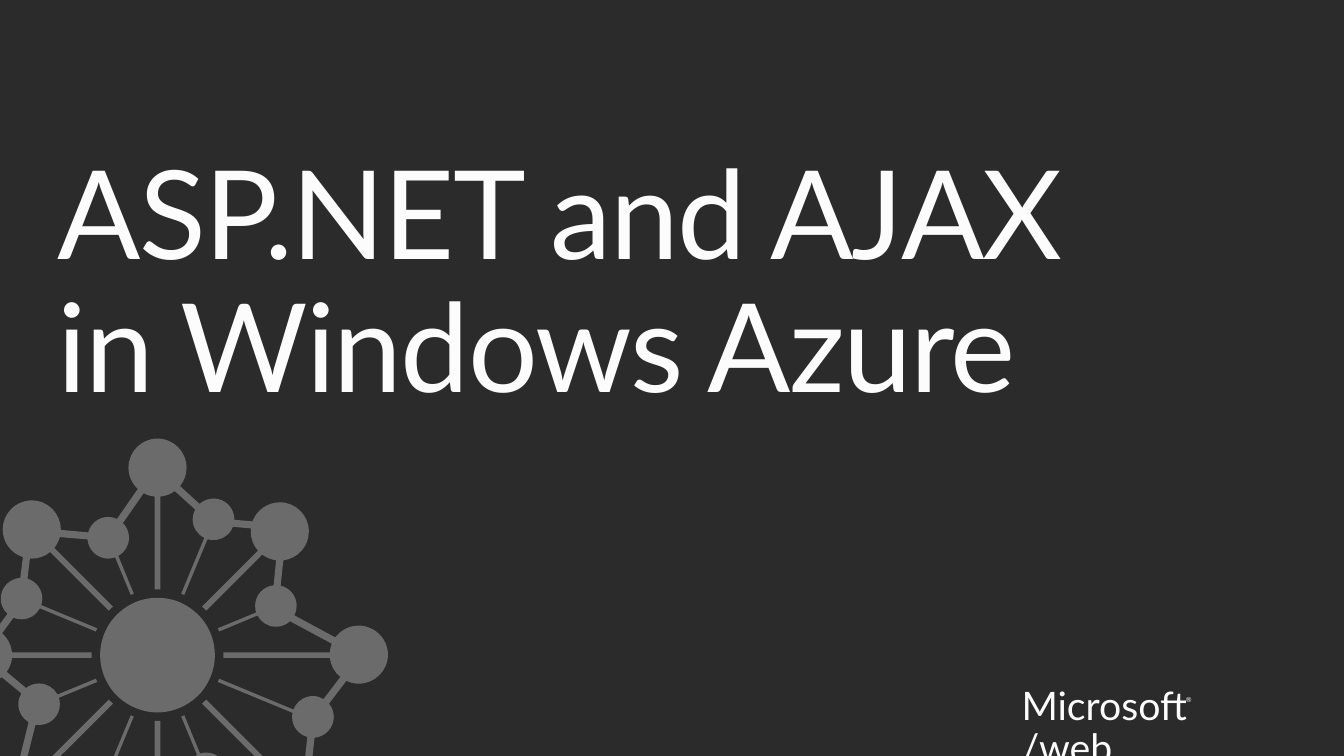
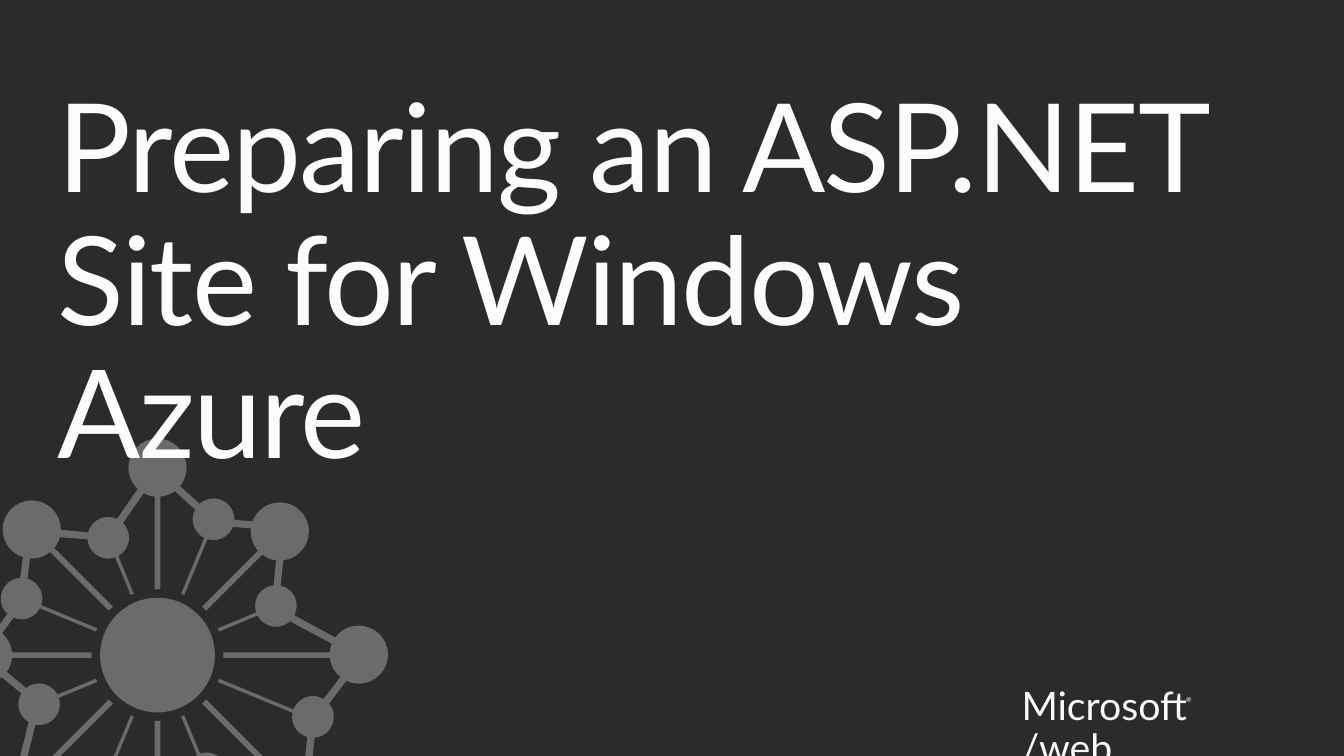
Before and after one commit to Microsoft-Web/WebTK-Presentations, a slide deck: slide 4 of DeployWebAppsToCloud/DeployWebAppsToCloud.pptx. Drawn at 1344x756 pixels with LibreOffice and Linux fonts; fonts in the diff are those of the drawing; background and template pictures are left out; a plain dark background stands for a picture behind light text. Boxes give left, top, right and bottom in pixels: in the first picture for what was removed or moved away, otherwise in the second. Text is boxed around its words. In the diff, an @@ line names an element or a change of style, - is before the commit and + after.

Commit message:
added more content to the azure deck

```diff
--- a/DeployWebAppsToCloud/DeployWebAppsToCloud.pptx
+++ b/DeployWebAppsToCloud/DeployWebAppsToCloud.pptx
@@ text at bbox=[57, 102, 1211, 481]: text changed @@
-ASP.NET and AJAX
-in Windows Azure
+Preparing an ASP.NET Site for Windows Azure
```
Also in this commit, not shown: 3 other slides changed, 7 slides added, 2 slides removed.
